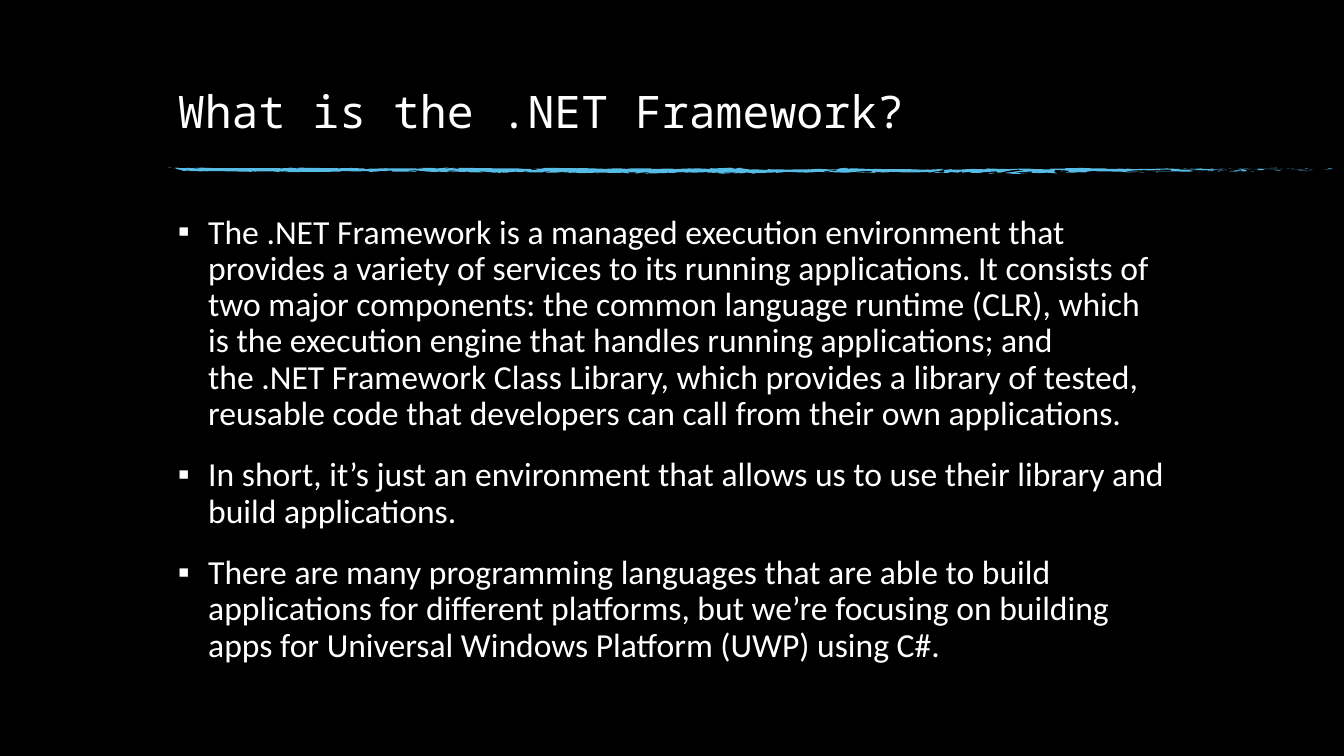
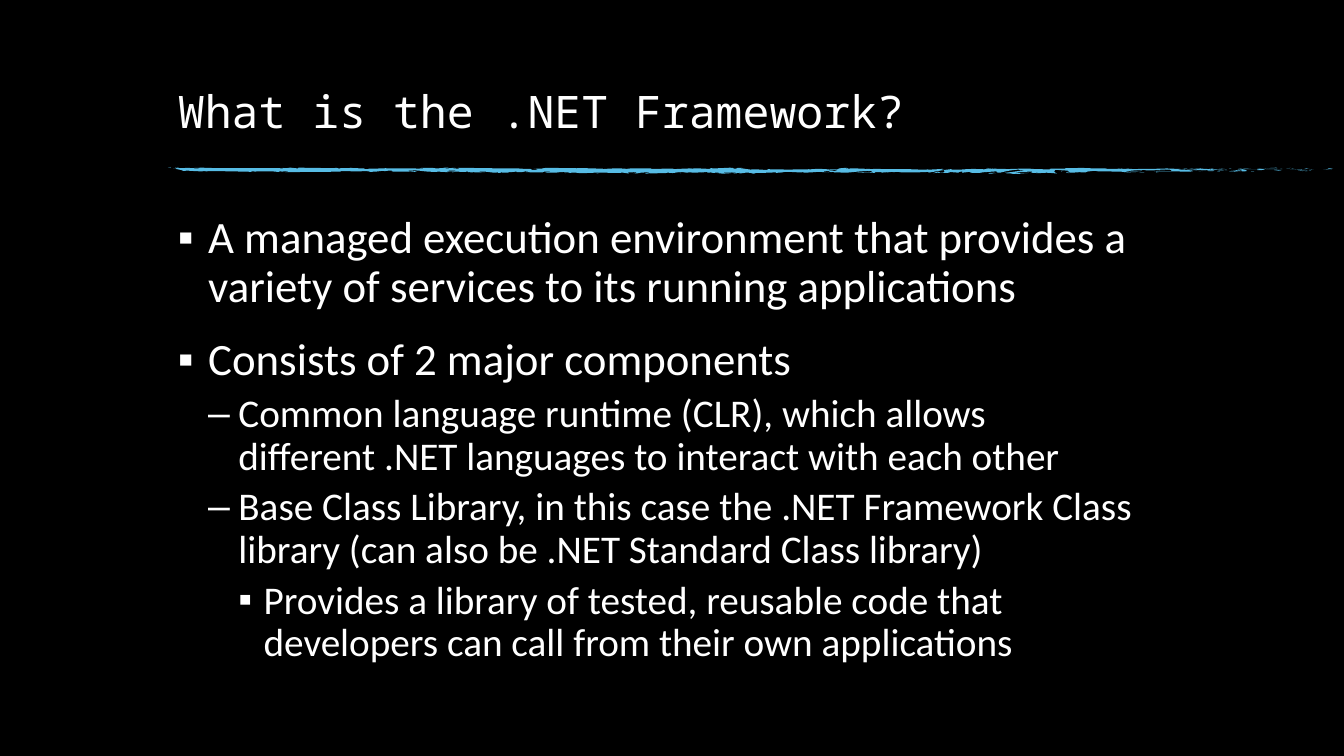
Before and after one commit to NottsCSS/DotNetWorkshop, a slide deck: slide 2 of Week1/Week 1.pptx. Drawn at 1344x756 pixels with LibreOffice and Linux fonts; fonts in the diff are those of the drawing; background and template pictures are left out. Boxes give left, top, right and bottom in pixels: in the first picture for what was removed or moved away, otherwise in the second. Text is boxed around its words. In the diff, an @@ line names an element or a change of style, - is before the commit and + after.

Commit message:
Updated slide

```diff
--- a/Week1/Week 1.pptx
+++ b/Week1/Week 1.pptx
@@ text at (208, 222, 1131, 663): text changed; size 24 to 28 pt @@
-▪ The .NET Framework is a managed execution environment that provides a variety of services to its running applications. It consists of two major components: the common language runtime (CLR), which is the execution engine that handles running applications; and the .NET Framework Class Library, which provides a library of tested, reusable code that developers can call from their own applications.
-▪ In short, it’s just an environment that allows us to use their library and build applications.
-▪ There are many programming languages that are able to build applications for different platforms, but we’re focusing on building apps for Universal Windows Platform (UWP) using C#.
+▪ A managed execution environment that provides a variety of services to its running applications
+▪ Consists of 2 major components
+  – Common language runtime (CLR), which allows different .NET languages to interact with each other
+  – Base Class Library, in this case the .NET Framework Class library (can also be .NET Standard Class library)
+    ▪ Provides a library of tested, reusable code that developers can call from their own applications
```
Also in this commit, not shown: 3 other slides changed, 7 slides added.
